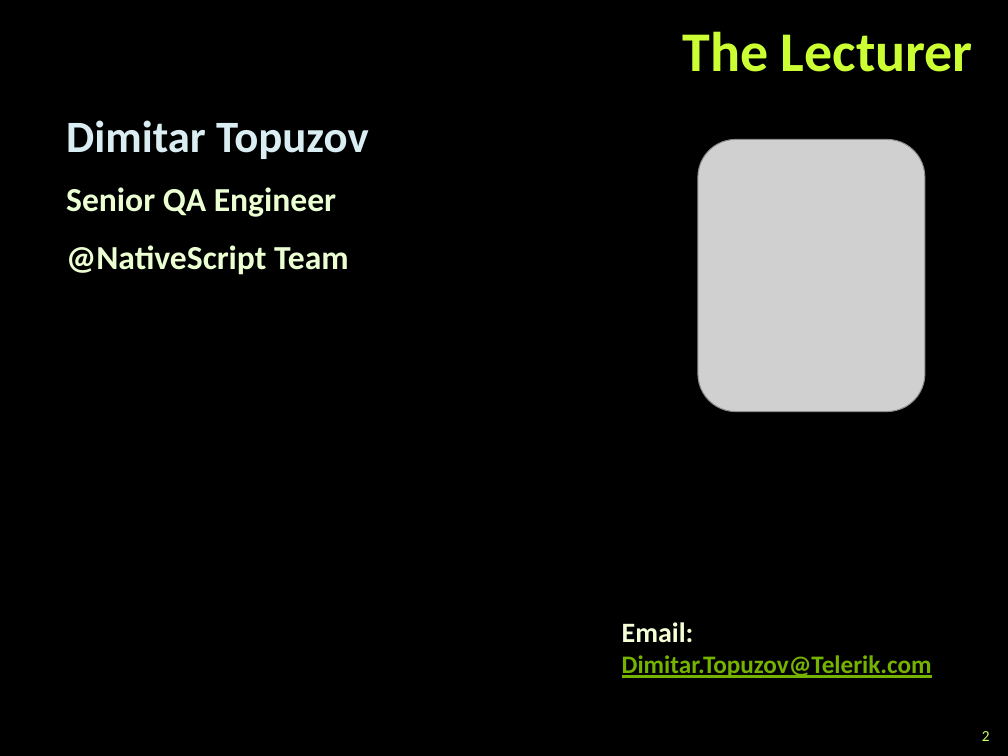
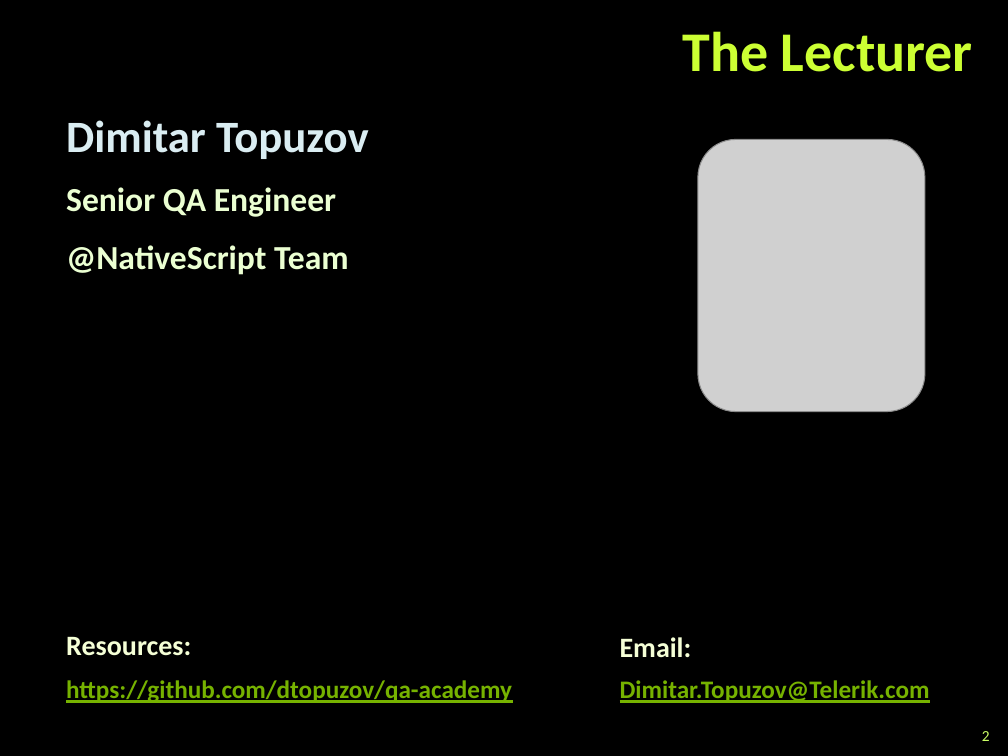
Before and after one commit to dtopuzov/qa-academy, a slide deck: slide 2 of Slides/Telerik Testing Framework/Telerik Testing Framework.pptx. Drawn at 1008x756 pixels with LibreOffice and Linux fonts; fonts in the diff are those of the drawing; grey boxes stand for pictures; background and template pictures are left out. Boxes give left, top, right and bottom in pixels: in the first picture for what was removed or moved away, otherwise in the second. Text is boxed around its words. In the diff, an @@ line names an element or a change of style, - is before the commit and + after.

```diff
--- a/Slides/Telerik Testing Framework/Telerik Testing Framework.pptx
+++ b/Slides/Telerik Testing Framework/Telerik Testing Framework.pptx
@@ text "Email:": place and size @@
-text "Email:" at bbox=[622, 622, 694, 642]
+text "Email:" at bbox=[620, 637, 692, 657]
@@ text added at bbox=[66, 636, 191, 656], 20 pt, text #F5FFD6, bold @@
+Resources:
@@ text added at bbox=[66, 680, 512, 703], 18 pt, text #76B200, bold, underline @@
+https://github.com/dtopuzov/qa-academy
@@ text "Dimitar.Topuzov@Telerik.com": place and size @@
-text "Dimitar.Topuzov@Telerik.com" at bbox=[622, 655, 932, 678]
+text "Dimitar.Topuzov@Telerik.com" at bbox=[620, 680, 930, 703]
```
Also in this commit, not shown: 3 other slides changed, 1 slide added, 3 other files.
